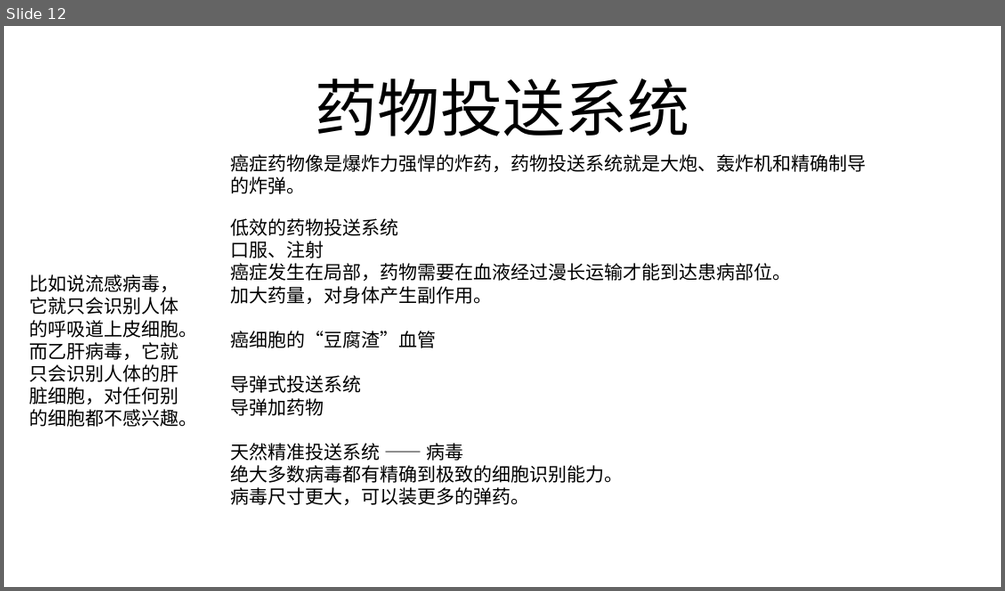
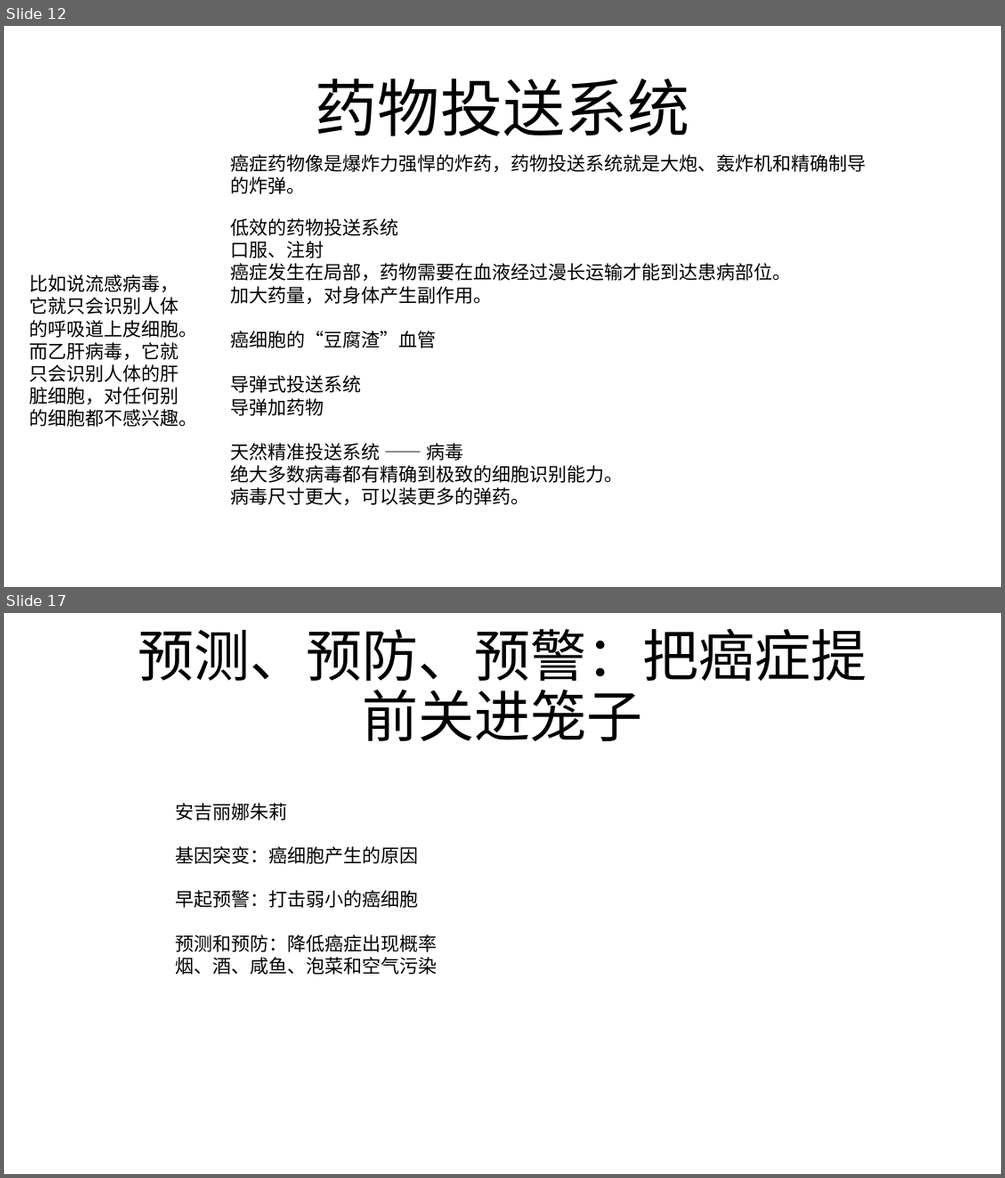
Before and after one commit to FredJiangFei/freetalk, a slide deck: 癌症/New Microsoft PowerPoint Presentation.pptx. Shown one above the other, each under a label of ours: slide 12 before the commit, slides 12 and 17 after it; the slides between them are not shown. The pictures are 1005x591 and 1005x1178 pixels, drawn with LibreOffice and Linux fonts; fonts in the diff are those of the drawing. Boxes give left, top, right and bottom in pixels: in the first picture for what was removed or moved away, otherwise in the second. Text is boxed around its words. In the diff, an @@ line names an element or a change of style, - is before the commit and + after.

```diff
--- a/癌症/New Microsoft PowerPoint Presentation.pptx
+++ b/癌症/New Microsoft PowerPoint Presentation.pptx
@@ slide 17 added at (x1=4, y1=613, x2=1001, y2=1174), background #FFFFFF @@
@@ title added at (x1=138, y1=628, x2=866, y2=741), 54 pt, text #000000 @@
+预测、预防、预警：把癌症提前关进笼子
@@ text added at (x1=175, y1=803, x2=287, y2=820), 18 pt, text #000000 @@
+安吉丽娜朱莉
@@ text added at (x1=175, y1=846, x2=418, y2=864), 18 pt, text #000000 @@
+基因突变：癌细胞产生的原因
@@ text added at (x1=175, y1=890, x2=418, y2=908), 18 pt, text #000000 @@
+早起预警：打击弱小的癌细胞
@@ text added at (x1=175, y1=934, x2=437, y2=974), 18 pt, text #000000 @@
+预测和预防：降低癌症出现概率
+烟、酒、咸鱼、泡菜和空气污染
```
Also in this commit, not shown: 1 slide changed, 4 other slides added, 1 other file.
